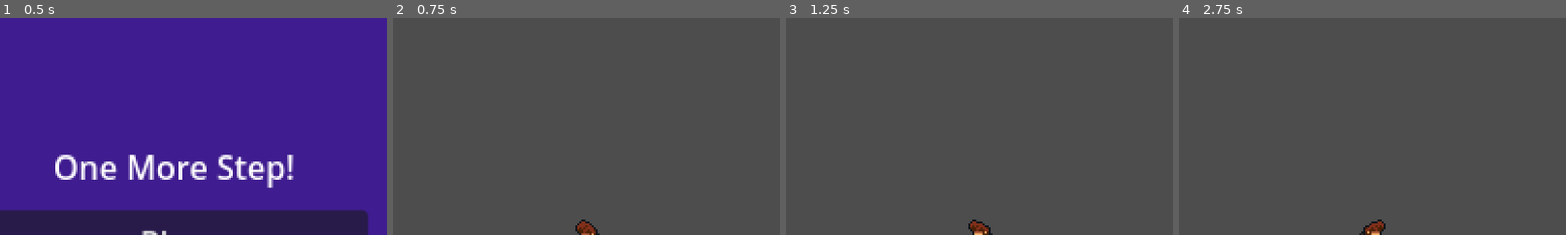
Above: before the commit, frames 1-4 (left to right).
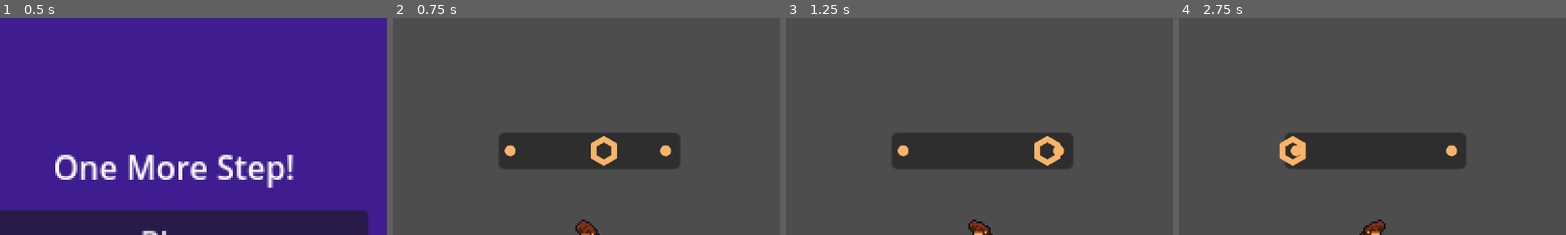
Above: after the commit, the same moments.

Repository: ShadowRaven235/One-more-step
Game: Godot game, scene res://Scenes/menu.tscn
The game is run twice, just before and just after one commit, with the same random seed, the same clock (stepped at 60 frames per second) and the same inputs.
Inputs:
- Up to frame 1 (0.5 s): no input
- Up to frame 2 (0.75 s): click "Play" at 0.5 s
- Up to frame 3 (1.25 s): no input
- Up to frame 4 (2.75 s): tap Enter (ui_accept) at 1.25, 1.35, 1.52, 1.82, 2.1, 2.27, 2.57 s; hold Right (ui_right) from 1.28 s (still down)
The pictures show only the part of the screen within x 25-75%, y 0-50%; the shares and areas given below are measured in that part.

Frame 1 is identical in both runs. In frame 2, 7.4% of the frame differs, in the area x 27-75%, y 53-70%; in frame 3, 7.4%; in frame 4, 7.6%, in the area x 25-75%, y 53-70%.

Commit message:
Added step meter

Diff:
--- /dev/null
+++ b/Step.gd
@@ -0,0 +1,30 @@
+extends Area2D
+
+var canStep = false
+var direction = 1
+
+func _ready():
+	var tween = get_tree().create_tween()
+	tween.tween_property(self, "position", position + Vector2(100 * direction,0), 2)
+
+func _process(delta):
+	if canStep and Input.is_action_just_pressed("ui_accept"):
+		direction = direction * -1
+		var tween = get_tree().create_tween()
+		tween.tween_property(self, "position", position + Vector2(100 * direction,0), 2)
+		canStep = false
+		print("step")
+
+func _on_area_entered(area):
+	if area.name == "Trip":
+		print("trip")
+		queue_free()
+	if "Marker" in area.name:
+		canStep = true
+		print("step on")
+
+
+func _on_area_exited(area):
+	if "Marker" in area.name:
+		canStep = false
+		print("step off")
--- a/player.tscn
+++ b/player.tscn
@@ -1,7 +1,8 @@
-[gd_scene load_steps=26 format=3 uid="uid://dyp58e3y06dq6"]
+[gd_scene load_steps=27 format=3 uid="uid://dyp58e3y06dq6"]
 
 [ext_resource type="Script" path="res://Player.gd" id="1_p3oxi"]
 [ext_resource type="Texture2D" uid="uid://dqctjyqxthyg2" path="res://ArtAssets/s4m_ur4i_huge-assetpack-character-animations.png" id="2_kag6a"]
+[ext_resource type="PackedScene" uid="uid://cvxf4lo2s3cor" path="res://step_meter.tscn" id="3_nmsud"]
 
 [sub_resource type="CapsuleShape2D" id="CapsuleShape2D_1lphn"]
 radius = 7.0
@@ -137,10 +138,9 @@
 "speed": 5.0
 }]
 
-[sub_resource type="Animation" id="Animation_g0c8x"]
-resource_name = "Idle"
+[sub_resource type="Animation" id="Animation_cld73"]
+resource_name = "Death"
 length = 0.6
-loop_mode = 1
 tracks/0/type = "value"
 tracks/0/imported = false
 tracks/0/enabled = true
@@ -151,7 +151,7 @@
 "times": PackedFloat32Array(0),
 "transitions": PackedFloat32Array(1),
 "update": 1,
-"values": [&"Idle"]
+"values": [&"Death"]
 }
 tracks/1/type = "value"
 tracks/1/imported = false
@@ -166,6 +166,50 @@
 "values": [0, 1, 2, 3]
 }
 
+[sub_resource type="Animation" id="Animation_g0c8x"]
+resource_name = "Idle"
+length = 0.6
+loop_mode = 1
+tracks/0/type = "value"
+tracks/0/imported = false
+tracks/0/enabled = true
+tracks/0/path = NodePath("AnimatedSprite2D:animation")
+tracks/0/interp = 1
+tracks/0/loop_wrap = true
+tracks/0/keys = {
+"times": PackedFloat32Array(0),
+"transitions": PackedFloat32Array(1),
+"update": 1,
+"values": [&"Idle"]
+}
+tracks/1/type = "value"
+tracks/1/imported = false
+tracks/1/enabled = true
+tracks/1/path = NodePath("AnimatedSprite2D:frame")
+tracks/1/interp = 1
+tracks/1/loop_wrap = true
+tracks/1/keys = {
+"times": PackedFloat32Array(0, 0.1, 0.2, 0.3),
+"transitions": PackedFloat32Array(1, 1, 1, 1),
+"update": 1,
+"values": [0, 1, 2, 3]
+}
+
+[sub_resource type="Animation" id="Animation_tyeo5"]
+length = 0.001
+tracks/0/type = "value"
+tracks/0/imported = false
+tracks/0/enabled = true
+tracks/0/path = NodePath("AnimatedSprite2D:frame")
+tracks/0/interp = 1
+tracks/0/loop_wrap = true
+tracks/0/keys = {
+"times": PackedFloat32Array(0),
+"transitions": PackedFloat32Array(1),
+"update": 1,
+"values": [1]
+}
+
 [sub_resource type="Animation" id="Animation_wies4"]
 resource_name = "Step"
 tracks/0/type = "value"
@@ -193,49 +237,6 @@
 "values": [0, 1, 2, 3, 4, 5, 6, 7]
 }
 
-[sub_resource type="Animation" id="Animation_cld73"]
-resource_name = "Death"
-length = 0.6
-tracks/0/type = "value"
-tracks/0/imported = false
-tracks/0/enabled = true
-tracks/0/path = NodePath("AnimatedSprite2D:animation")
-tracks/0/interp = 1
-tracks/0/loop_wrap = true
-tracks/0/keys = {
-"times": PackedFloat32Array(0),
-"transitions": PackedFloat32Array(1),
-"update": 1,
-"values": [&"Death"]
-}
-tracks/1/type = "value"
-tracks/1/imported = false
-tracks/1/enabled = true
-tracks/1/path = NodePath("AnimatedSprite2D:frame")
-tracks/1/interp = 1
-tracks/1/loop_wrap = true
-tracks/1/keys = {
-"times": PackedFloat32Array(0, 0.1, 0.2, 0.3),
-"transitions": PackedFloat32Array(1, 1, 1, 1),
-"update": 1,
-"values": [0, 1, 2, 3]
-}
-
-[sub_resource type="Animation" id="Animation_tyeo5"]
-length = 0.001
-tracks/0/type = "value"
-tracks/0/imported = false
-tracks/0/enabled = true
-tracks/0/path = NodePath("AnimatedSprite2D:frame")
-tracks/0/interp = 1
-tracks/0/loop_wrap = true
-tracks/0/keys = {
-"times": PackedFloat32Array(0),
-"transitions": PackedFloat32Array(1),
-"update": 1,
-"values": [1]
-}
-
 [sub_resource type="AnimationLibrary" id="AnimationLibrary_rccgv"]
 _data = {
 "Death": SubResource("Animation_cld73"),
@@ -261,3 +262,6 @@
 "": SubResource("AnimationLibrary_rccgv")
 }
 autoplay = "Idle"
+
+[node name="StepMeter" parent="." instance=ExtResource("3_nmsud")]
+position = Vector2(-44, -51)
--- /dev/null
+++ b/step_meter.tscn
@@ -0,0 +1,97 @@
+[gd_scene load_steps=10 format=3 uid="uid://cvxf4lo2s3cor"]
+
+[ext_resource type="Script" path="res://Step.gd" id="1_cikit"]
+[ext_resource type="Texture2D" uid="uid://2lsigk551p05" path="res://ArtAssets/s4m_ur4i_huge-assetpack-ui.png" id="1_tmoat"]
+
+[sub_resource type="AtlasTexture" id="AtlasTexture_jleds"]
+atlas = ExtResource("1_tmoat")
+region = Rect2(960, 480, 240, 240)
+
+[sub_resource type="SpriteFrames" id="SpriteFrames_ra3t1"]
+animations = [{
+"frames": [{
+"duration": 1.0,
+"texture": SubResource("AtlasTexture_jleds")
+}],
+"loop": true,
+"name": &"default",
+"speed": 5.0
+}]
+
+[sub_resource type="RectangleShape2D" id="RectangleShape2D_wh34w"]
+size = Vector2(7, 8)
+
+[sub_resource type="RectangleShape2D" id="RectangleShape2D_7yiv5"]
+
+[sub_resource type="AtlasTexture" id="AtlasTexture_2dhct"]
+atlas = ExtResource("1_tmoat")
+region = Rect2(720, 240, 240, 240)
+
+[sub_resource type="SpriteFrames" id="SpriteFrames_6xag1"]
+animations = [{
+"frames": [{
+"duration": 1.0,
+"texture": SubResource("AtlasTexture_2dhct")
+}],
+"loop": true,
+"name": &"default",
+"speed": 5.0
+}]
+
+[sub_resource type="CircleShape2D" id="CircleShape2D_dnoj7"]
+radius = 3.0
+
+[node name="StepMeter" type="Node2D"]
+
+[node name="Panel" type="Panel" parent="."]
+offset_right = 90.0
+offset_bottom = 18.0
+
+[node name="Step" type="Area2D" parent="."]
+script = ExtResource("1_cikit")
+
+[node name="AnimatedSprite2D" type="AnimatedSprite2D" parent="Step"]
+position = Vector2(40, 10)
+scale = Vector2(0.2, 0.2)
+sprite_frames = SubResource("SpriteFrames_ra3t1")
+
+[node name="CollisionShape2D" type="CollisionShape2D" parent="Step"]
+position = Vector2(43, 9)
+shape = SubResource("RectangleShape2D_wh34w")
+
+[node name="Trip" type="Area2D" parent="."]
+
+[node name="CollisionShape2D" type="CollisionShape2D" parent="Trip"]
+position = Vector2(-10, 8)
+shape = SubResource("RectangleShape2D_7yiv5")
+
+[node name="CollisionShape2D2" type="CollisionShape2D" parent="Trip"]
+position = Vector2(100, 9)
+shape = SubResource("RectangleShape2D_7yiv5")
+
+[node name="Marker" type="Area2D" parent="."]
+
+[node name="AnimatedSprite2D" type="AnimatedSprite2D" parent="Marker"]
+position = Vector2(5, 7)
+scale = Vector2(0.17, 0.17)
+sprite_frames = SubResource("SpriteFrames_6xag1")
+
+[node name="CollisionShape2D" type="CollisionShape2D" parent="Marker"]
+position = Vector2(6, 9)
+shape = SubResource("CircleShape2D_dnoj7")
+
+[node name="Marker2" type="Area2D" parent="."]
+
+[node name="AnimatedSprite2D" type="AnimatedSprite2D" parent="Marker2"]
+position = Vector2(82, 7)
+scale = Vector2(0.17, 0.17)
+sprite_frames = SubResource("SpriteFrames_6xag1")
+metadata/_edit_lock_ = true
+
+[node name="CollisionShape2D" type="CollisionShape2D" parent="Marker2"]
+position = Vector2(83, 9)
+shape = SubResource("CircleShape2D_dnoj7")
+metadata/_edit_lock_ = true
+
+[connection signal="area_entered" from="Step" to="Step" method="_on_area_entered"]
+[connection signal="area_exited" from="Step" to="Step" method="_on_area_exited"]
Binary file added: ArtAssets/s4m_ur4i_huge-assetpack-ui.png
Not shown, added: ArtAssets/s4m_ur4i_huge-assetpack-ui.png.import
